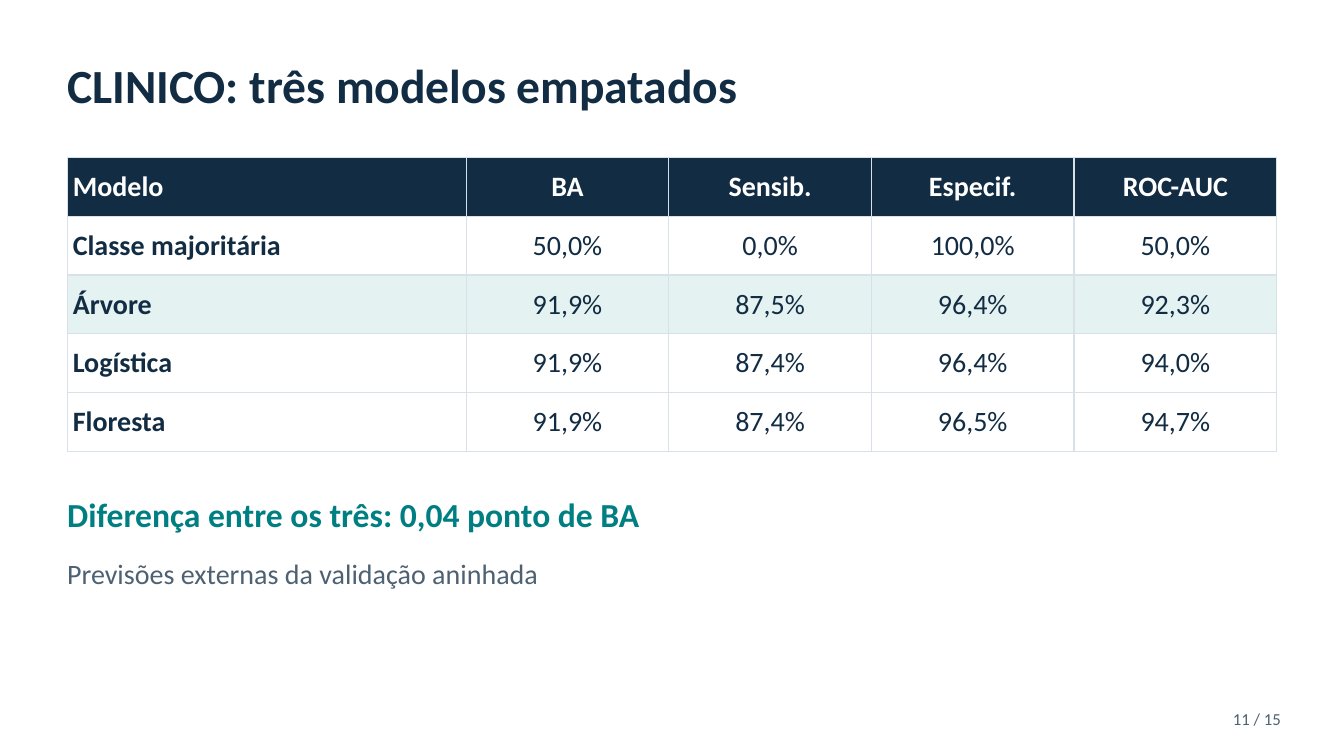
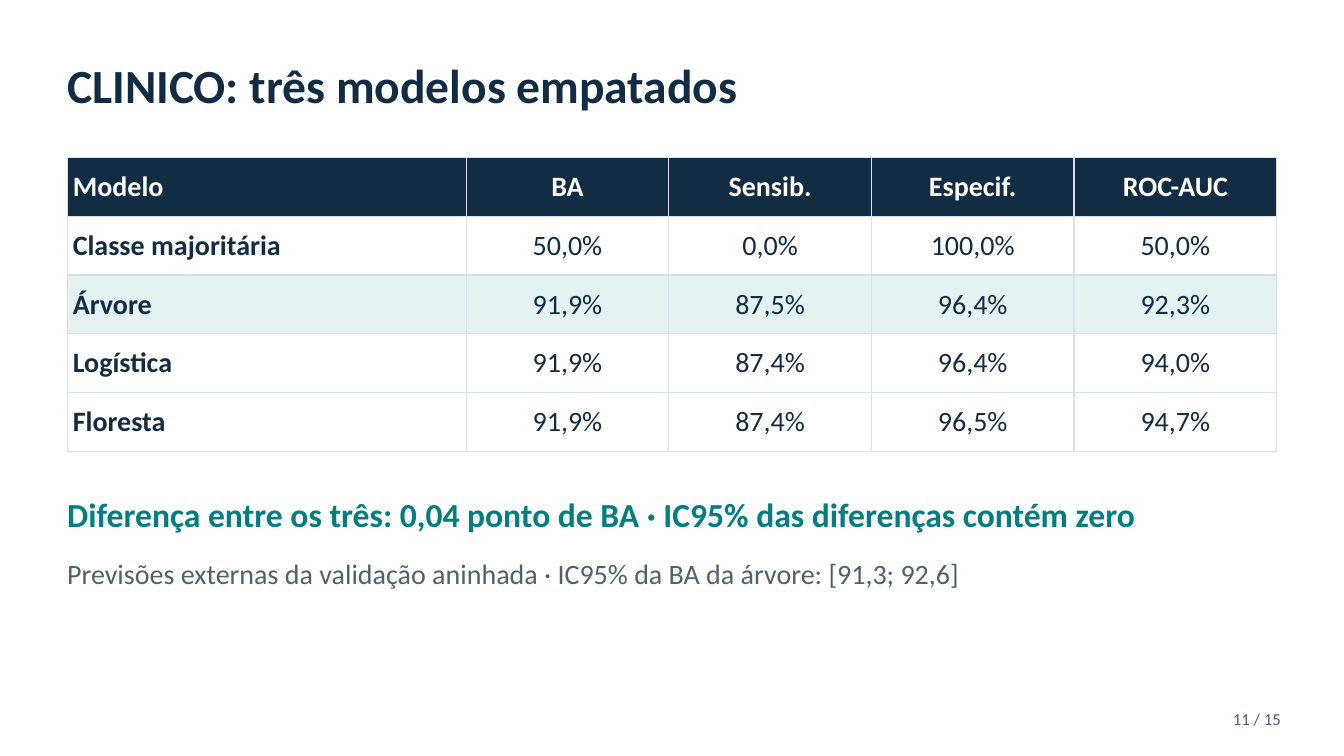
Before and after one commit to pedroafm06/Data-Mining, a slide deck: slide 11 of presentation/a2_2026_11_07/output/Apresentacao_A2_UCMF.pptx. Drawn at 1344x756 pixels with LibreOffice and Linux fonts; fonts in the diff are those of the drawing. Boxes give left, top, right and bottom in pixels: in the first picture for what was removed or moved away, otherwise in the second. Text is boxed around its words. In the diff, an @@ line names an element or a change of style, - is before the commit and + after.

```diff
--- a/presentation/a2_2026_11_07/output/Apresentacao_A2_UCMF.pptx
+++ b/presentation/a2_2026_11_07/output/Apresentacao_A2_UCMF.pptx
@@ text at box(67, 503, 1135, 533): text changed @@
-Diferença entre os três: 0,04 ponto de BA
+Diferença entre os três: 0,04 ponto de BA · IC95% das diferenças contém zero
@@ text at box(67, 563, 959, 589): text changed @@
-Previsões externas da validação aninhada
+Previsões externas da validação aninhada · IC95% da BA da árvore: [91,3; 92,6]
```
Also in this commit, not shown: 2 other slides changed, 49 other files.
